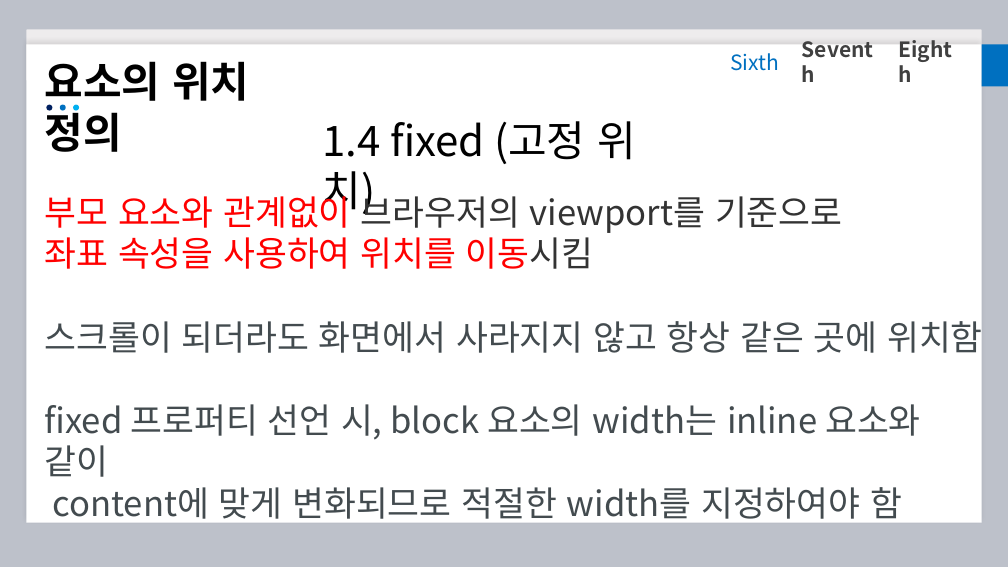
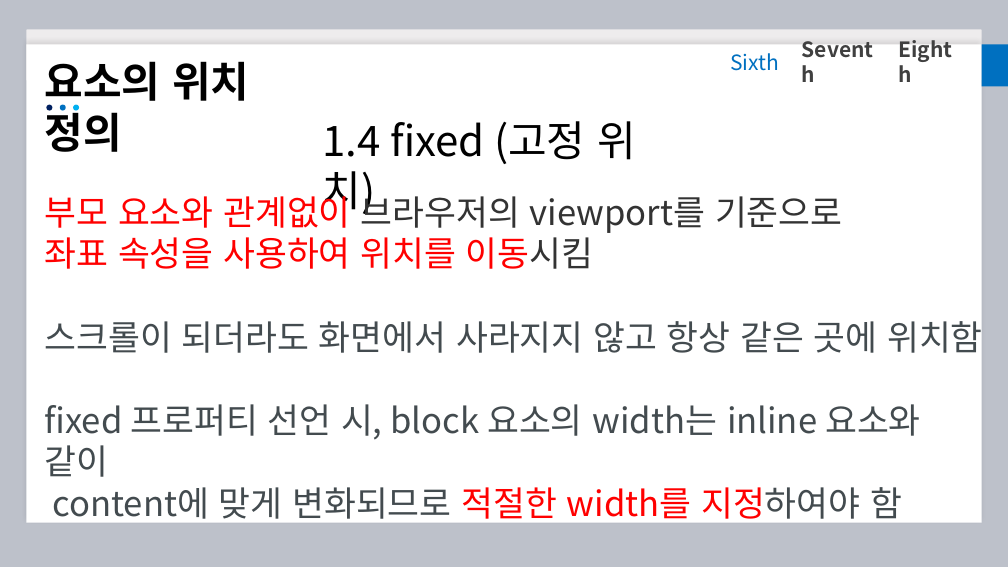
Before and after one commit to 4deld/IWOP_CSS_lectures, a slide deck: slide 21 of IWOP CSS LECTRUES/IWOP_CSS_3.pptx. Drawn at 1008x567 pixels with LibreOffice and Linux fonts; fonts in the diff are those of the drawing. Boxes give left, top, right and bottom in pixels: in the first picture for what was removed or moved away, otherwise in the second. Text is boxed around its words. In the diff, an @@ line names an element or a change of style, - is before the commit and + after.

Commit message:
final

```diff
--- a/IWOP CSS LECTRUES/IWOP_CSS_3.pptx
+++ b/IWOP CSS LECTRUES/IWOP_CSS_3.pptx
@@ text at bbox=[52, 487, 902, 525]: text colour #434B4F to #FF0000 in "적절한 width를 지정하여야" @@
```
Also in this commit, not shown: 1 other slide changed.
